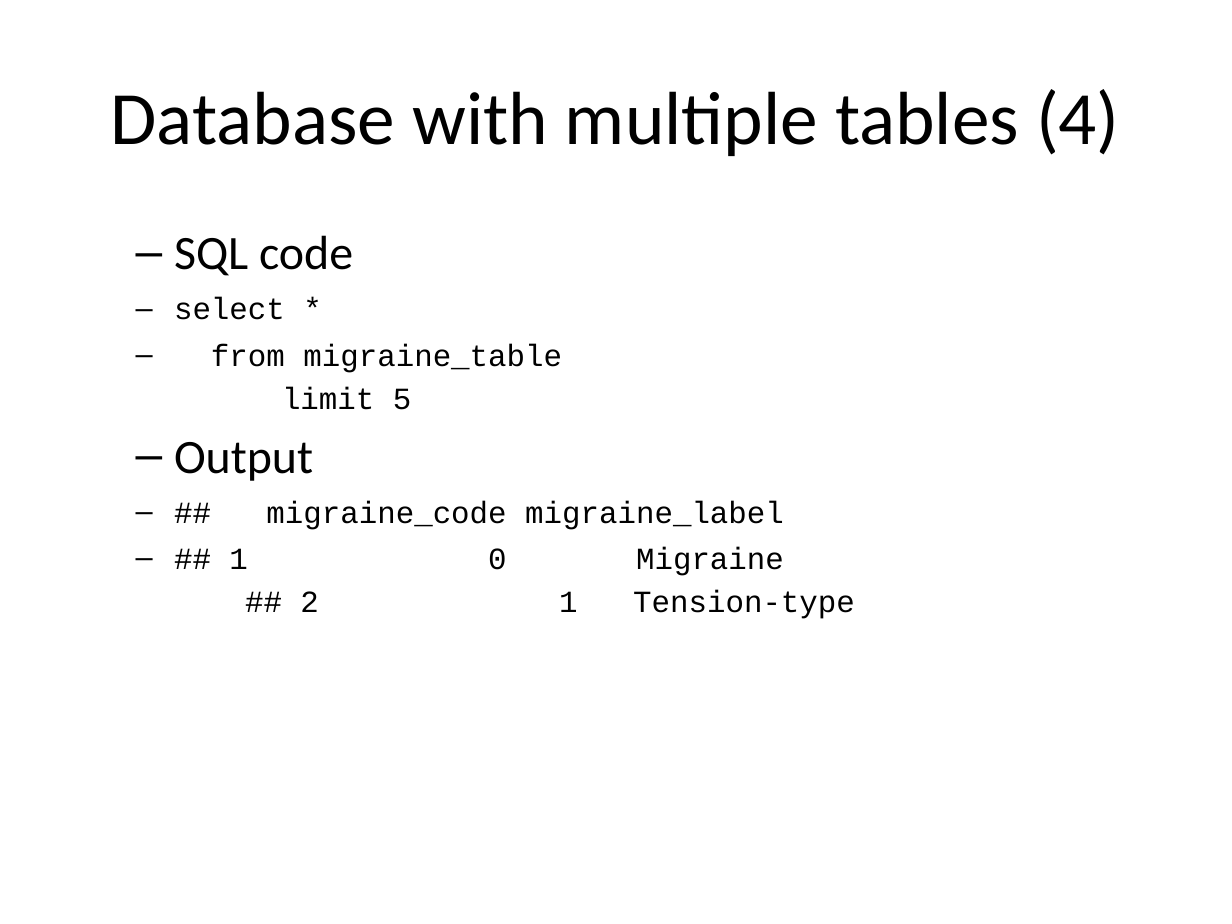
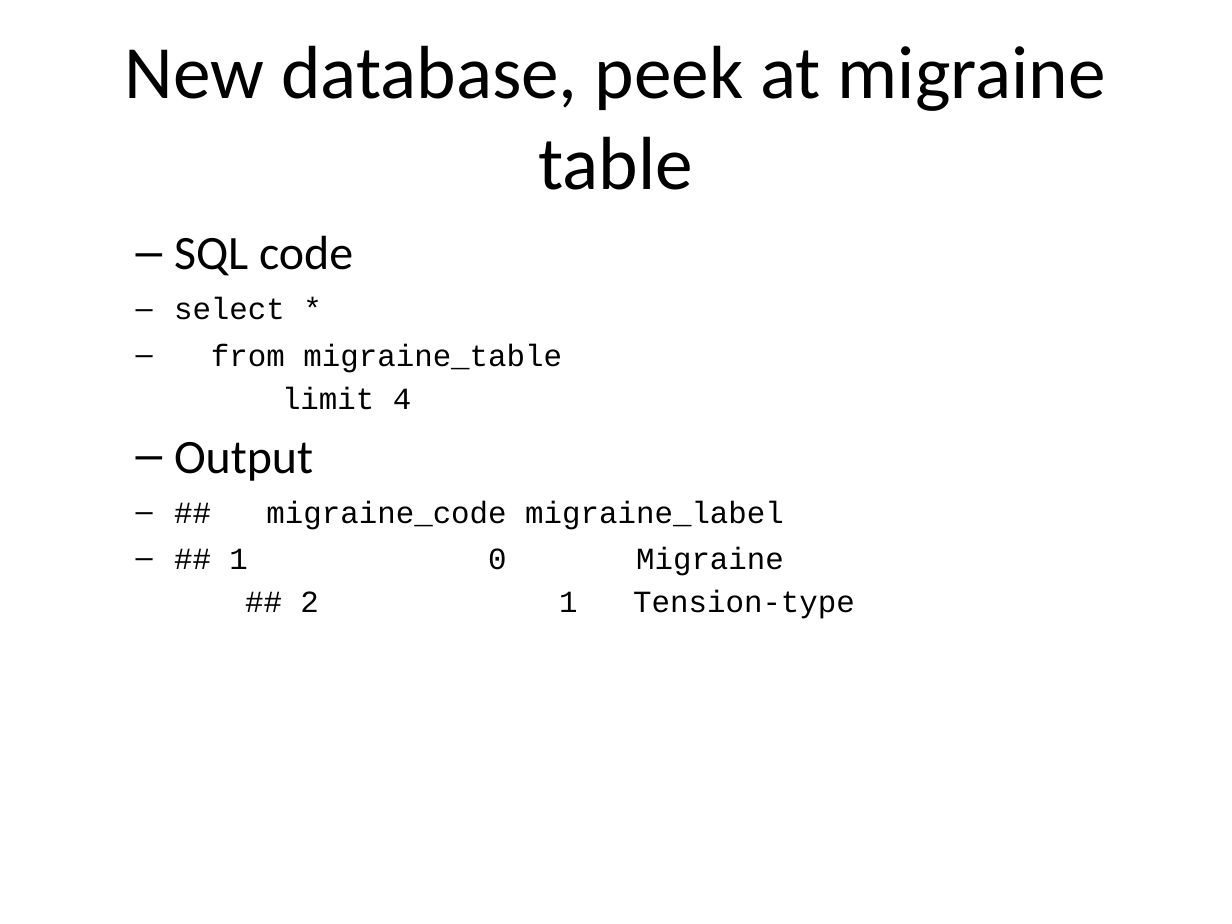
Before and after one commit to pmean/introduction-to-sql, a slide deck: slide 8 of src/simple-joins.pptx (slide 5 before the commit). Drawn at 1232x924 pixels with LibreOffice and Linux fonts; fonts in the diff are those of the drawing. Boxes give left, top, right and bottom in pixels: in the first picture for what was removed or moved away, otherwise in the second. Text is boxed around its words. In the diff, an @@ line names an element or a change of style, - is before the commit and + after.

```diff
--- a/src/simple-joins.pptx
+++ b/src/simple-joins.pptx
@@ title at (x1=125, y1=45, x2=1106, y2=190): text changed @@
-Database with multiple tables (4)
+New database, peek at migraine table
@@ text at (x1=174, y1=297, x2=562, y2=410): text changed @@
-select *
-from migraine_table
-limit 5
+select *
+from migraine_table
+limit 4
```
Also in this commit, not shown: 7 other slides changed, 16 slides added, 2 other files.
